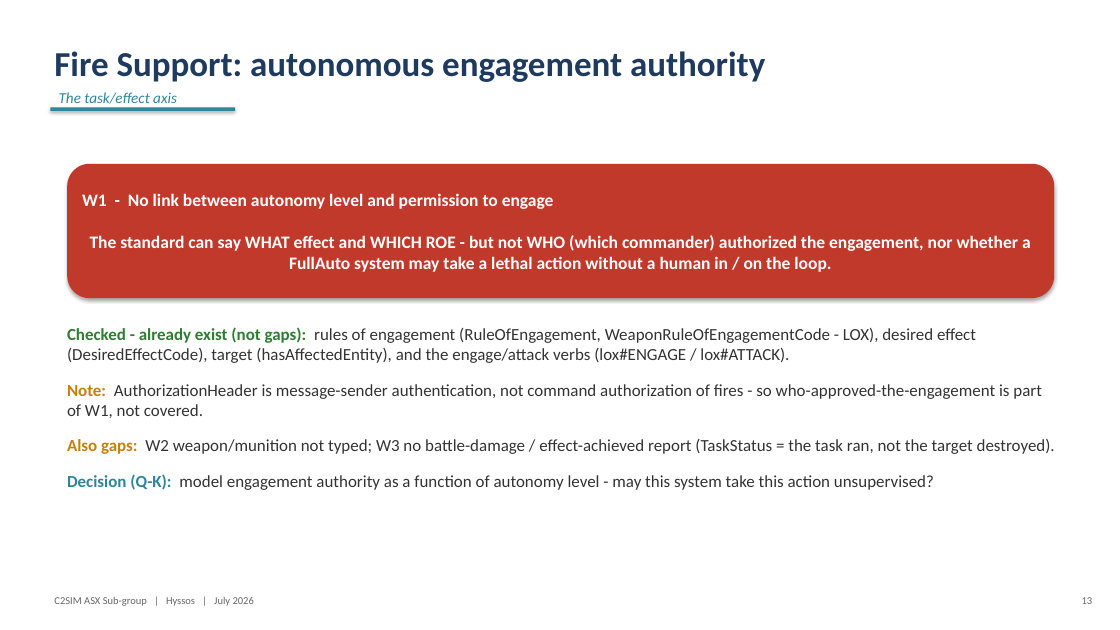
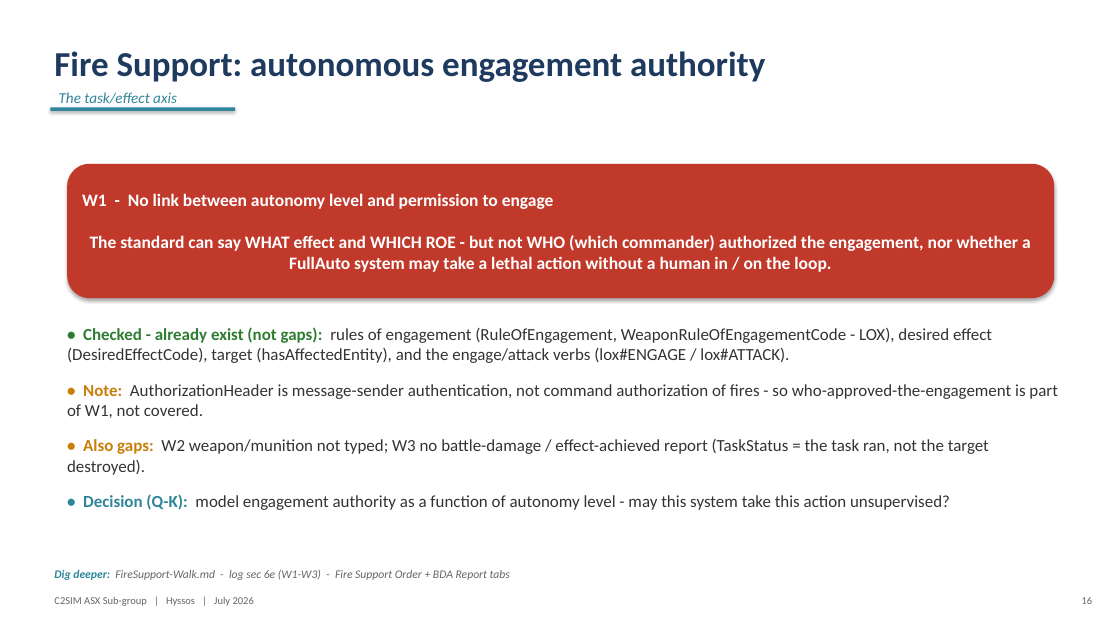
Before and after one commit to hyssostech/C2SIMArtifacts, a slide deck: slide 16 of Subgroups/ASX/InstantiationReview/ASX-Instantiation-Findings.pptx (slide 13 before the commit). Drawn at 1120x630 pixels with LibreOffice and Linux fonts; fonts in the diff are those of the drawing. Boxes give left, top, right and bottom in pixels: in the first picture for what was removed or moved away, otherwise in the second. Text is boxed around its words. In the diff, an @@ line names an element or a change of style, - is before the commit and + after.

```diff
--- a/Subgroups/ASX/InstantiationReview/ASX-Instantiation-Findings.pptx
+++ b/Subgroups/ASX/InstantiationReview/ASX-Instantiation-Findings.pptx
@@ text at <box>67,327,1058,510</box>: text changed @@
-Checked - already exist (not gaps): rules of engagement (RuleOfEngagement, WeaponRuleOfEngagementCode - LOX), desired effect (DesiredEffectCode), target (hasAffectedEntity), and the engage/attack verbs (lox#ENGAGE / lox#ATTACK).
-Note: AuthorizationHeader is message-sender authentication, not command authorization of fires - so who-approved-the-engagement is part of W1, not covered.
-Also gaps: W2 weapon/munition not typed; W3 no battle-damage / effect-achieved report (TaskStatus = the task ran, not the target destroyed).
-Decision (Q-K): model engagement authority as a function of autonomy level - may this system take this action unsupervised?
+• Checked - already exist (not gaps): rules of engagement (RuleOfEngagement, WeaponRuleOfEngagementCode - LOX), desired effect (DesiredEffectCode), target (hasAffectedEntity), and the engage/attack verbs (lox#ENGAGE / lox#ATTACK).
+• Note: AuthorizationHeader is message-sender authentication, not command authorization of fires - so who-approved-the-engagement is part of W1, not covered.
+• Also gaps: W2 weapon/munition not typed; W3 no battle-damage / effect-achieved report (TaskStatus = the task ran, not the target destroyed).
+• Decision (Q-K): model engagement authority as a function of autonomy level - may this system take this action unsupervised?
@@ text added at <box>54,570,510,580</box>, 10 pt, text #666666, italic @@
+Dig deeper: FireSupport-Walk.md - log sec 6e (W1-W3) - Fire Support Order + BDA Report tabs
@@ text at <box>1082,597,1093,604</box>: text changed @@
-13
+16
```
Also in this commit, not shown: 22 other slides changed, 6 slides added, 18 other files.
